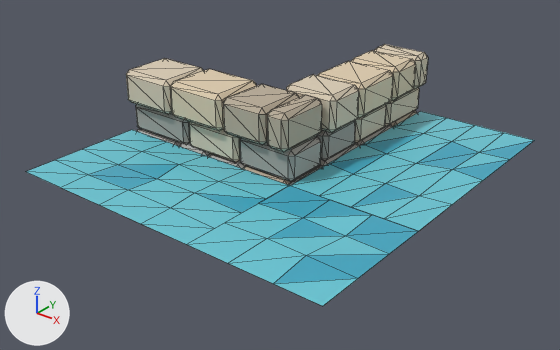
One commit to the glTF model Models/nature_dock/water_edge_corner.glb: the scene before it, then after it.
One viewpoint serves both versions: a 50 mm camera at (4.65, -4.95, 2.48) aimed at (0.64, 0.07, -0.63). Arrows for +X, +Y and +Z are at lower left; the lights stay in place. The older version comes first. Mesh edges are drawn as thin lines. Where no turn or scale is listed for an object, it has been applied to the vertices.

Names of what the first picture shows: 'water_edge_corner'.
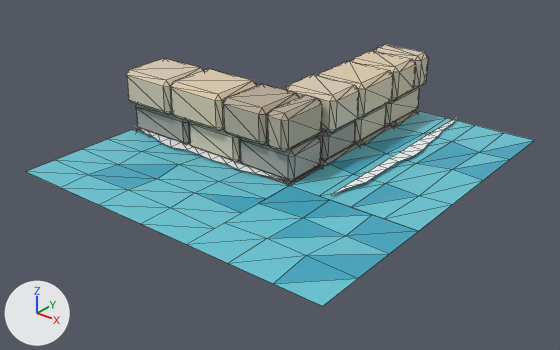
Location of each change, [x1, y1, x2, y2] in pixels of the pictures (560 x 350 px):
'part_foam', added
    after: [134, 118, 457, 195]

The change, as a list of edits to the scene's bpy script:
```text
Add mat_snow:
    mat_snow = bpy.data.materials.new('snow')
    # nodes: BsdfPrincipled, Mix, OutputMaterial, VertexColor
    # colours: white #eef4f7, mixed with the vertex colours
Add me_water_edge_corner_foam:
    me_water_edge_corner_foam.from_pydata(...)  # 52 vertices, 48 faces; spans x -1.0..1.55, y -0.1..2.25, z 0.03
    me_water_edge_corner_foam.materials.append(mat_snow)
Add ob_part_foam:
    ob_part_foam = bpy.data.objects.new('part_foam', me_water_edge_corner_foam)
    ob_part_foam.location = (0.0, -0.25, -0.5)
```
